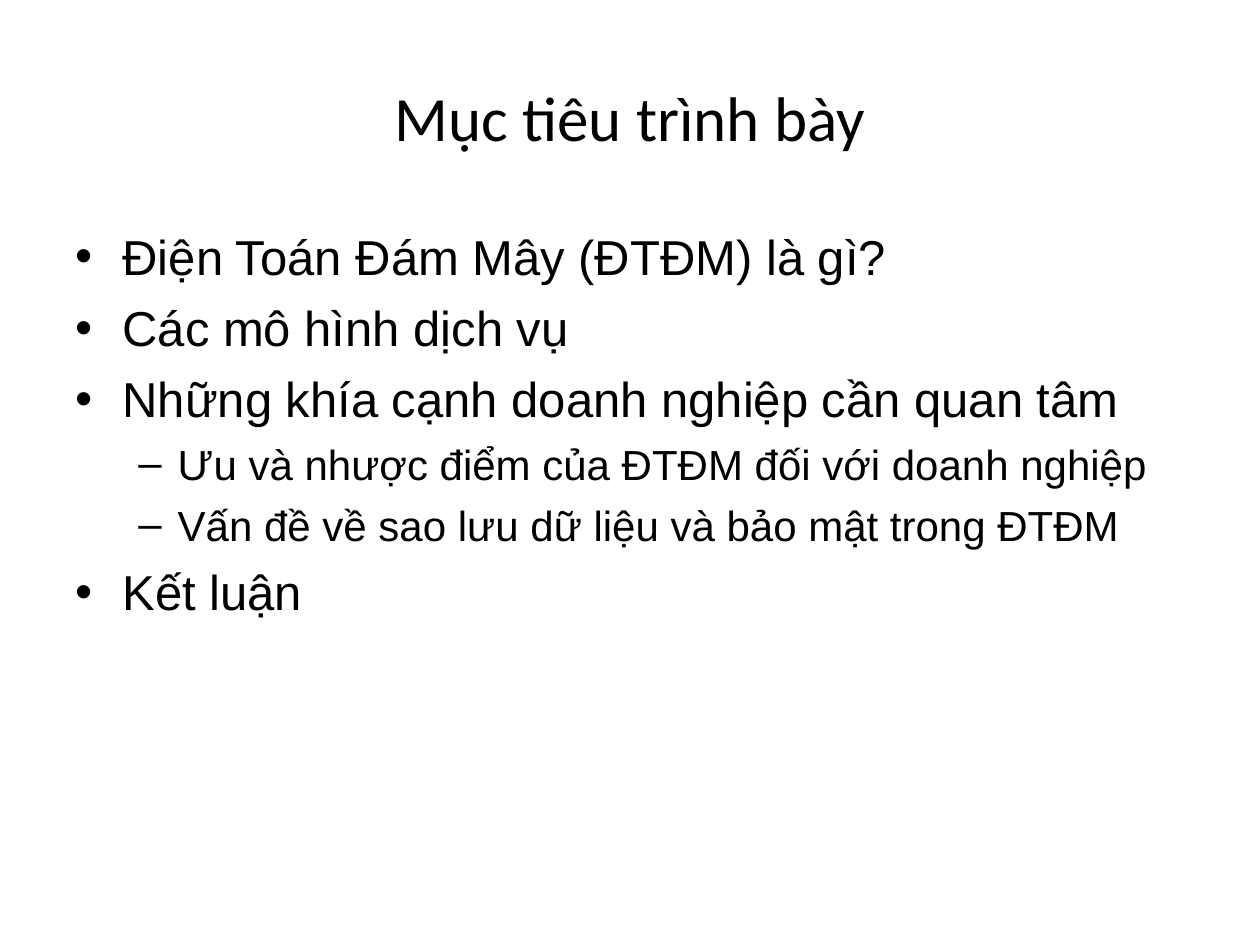
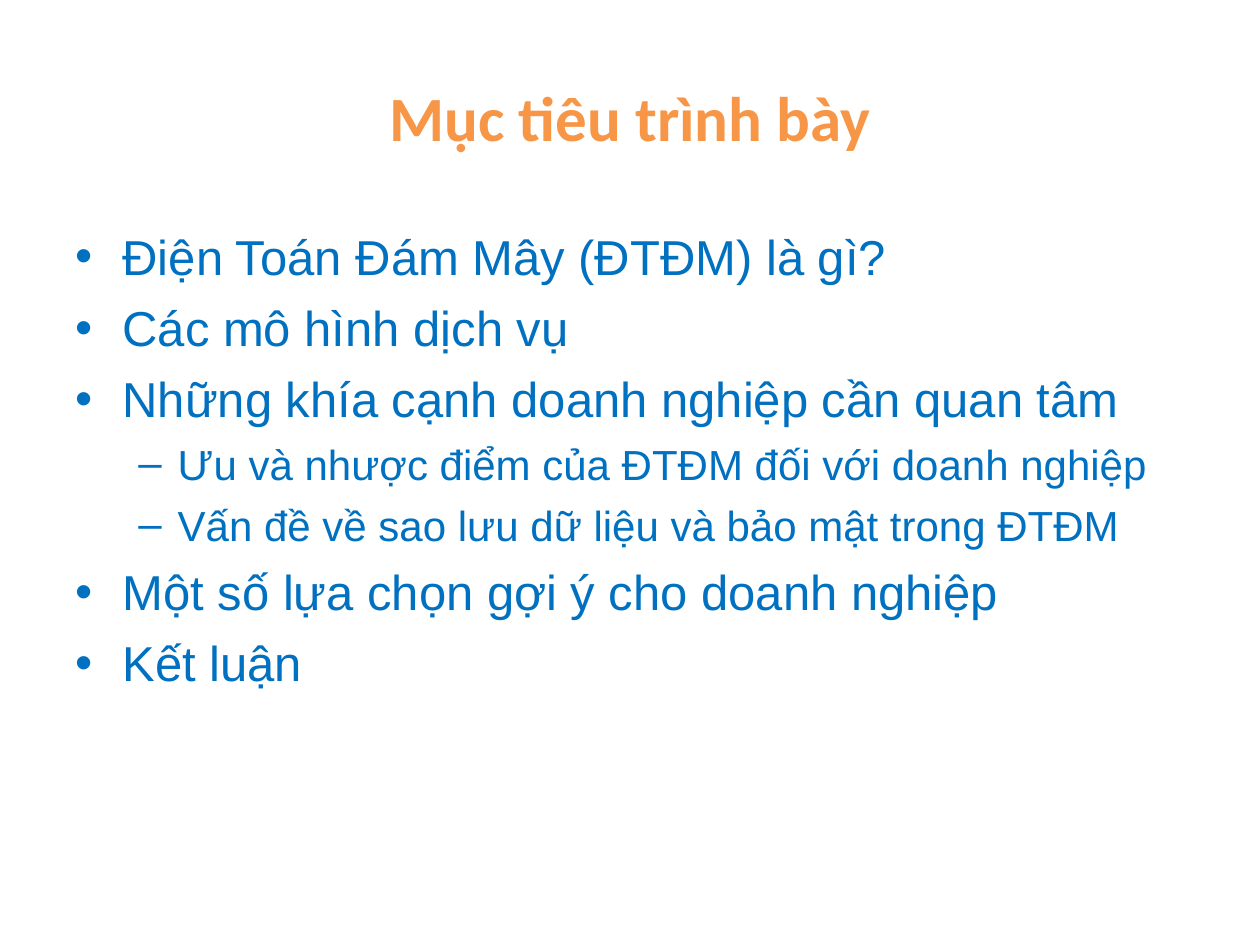
Before and after one commit to ndlongit/longnd-data, a slide deck: slide 3 of Temp/Bai tap ky nang - NDL.ppt. Drawn at 1260x945 pixels with LibreOffice and Linux fonts; fonts in the diff are those of the drawing. Boxes give left, top, right and bottom in pixels: in the first picture for what was removed or moved away, otherwise in the second. Text is boxed around its words. In the diff, an @@ line names an element or a change of style, - is before the commit and + after.

Commit message:
Color

```diff
--- a/Temp/Bai tap ky nang - NDL.ppt
+++ b/Temp/Bai tap ky nang - NDL.ppt
@@ title "Mục tiêu trình bày" at box(389, 96, 871, 152): text colour #000000 to #F79646, bold on @@
@@ text at box(123, 239, 1146, 689): text colour #000000 to #0070C0 in "Điện Toán Đám Mây (ĐTĐM) là gì?", "Các mô hình dịch vụ", "Những khía cạnh doanh nghiệp cần quan ...", "Ưu và nhược điểm của ĐTĐM đối ..." and 2 more places; bullet colour #000000 to #0070C0 @@
@@ text at box(123, 572, 998, 620): paragraph added @@
+• Một số lựa chọn gợi ý cho doanh nghiệp
```
Also in this commit, not shown: 8 other slides changed, 6 slides added, 1 slide removed.
